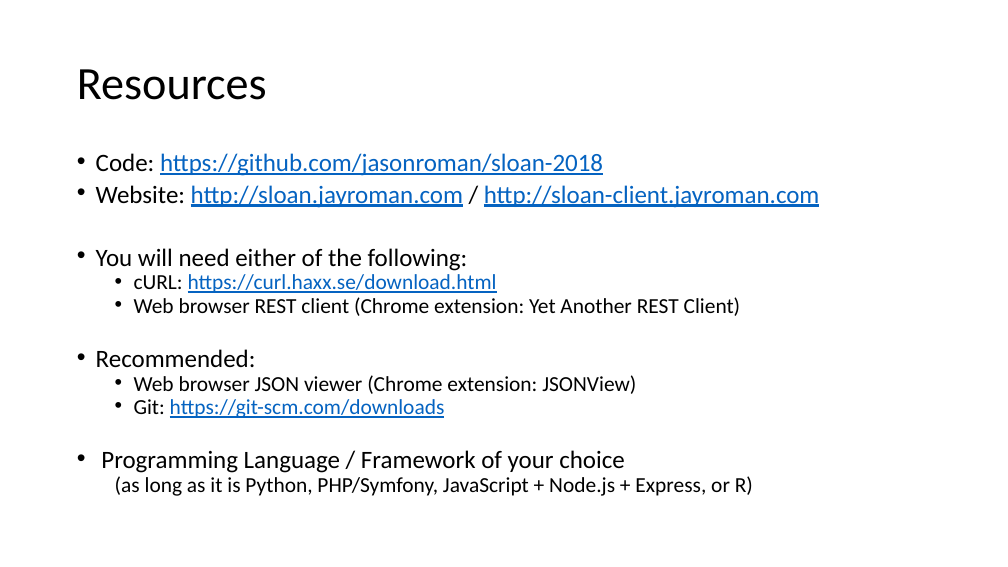
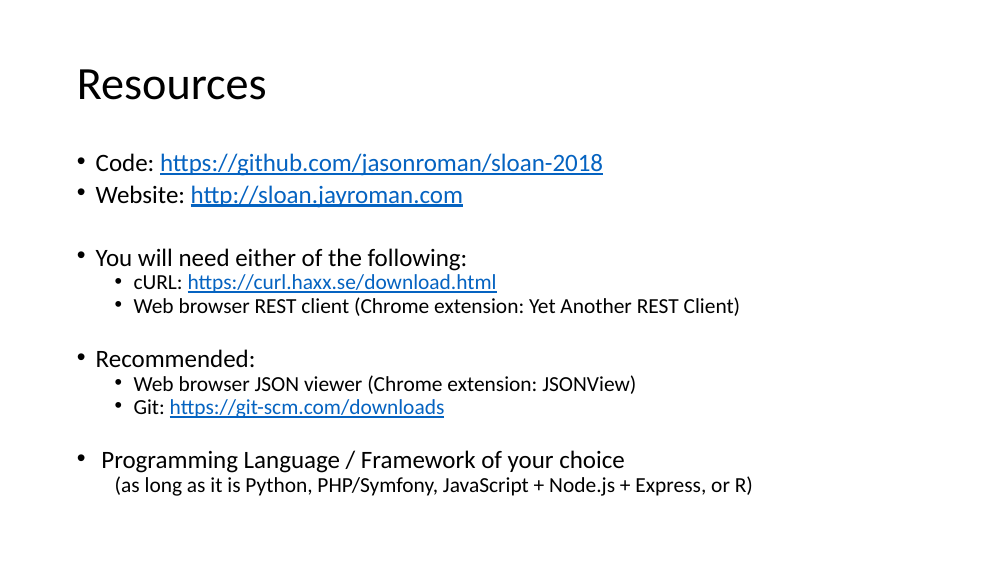
Before and after one commit to jasonroman/sloan-2018, a slide deck: slide 2 of presentation/rest-api-json-graphing.pptx. Drawn at 1008x567 pixels with LibreOffice and Linux fonts; fonts in the diff are those of the drawing. Boxes give left, top, right and bottom in pixels: in the first picture for what was removed or moved away, otherwise in the second. Text is boxed around its words. In the diff, an @@ line names an element or a change of style, - is before the commit and + after.

```diff
--- a/presentation/rest-api-json-graphing.pptx
+++ b/presentation/rest-api-json-graphing.pptx
@@ text at bbox=[96, 185, 463, 208]: text changed @@
-• Website: http://sloan.jayroman.com / http://sloan-client.jayroman.com
+• Website: http://sloan.jayroman.com
```
Also in this commit, not shown: 3 other slides changed, 1 other file.
